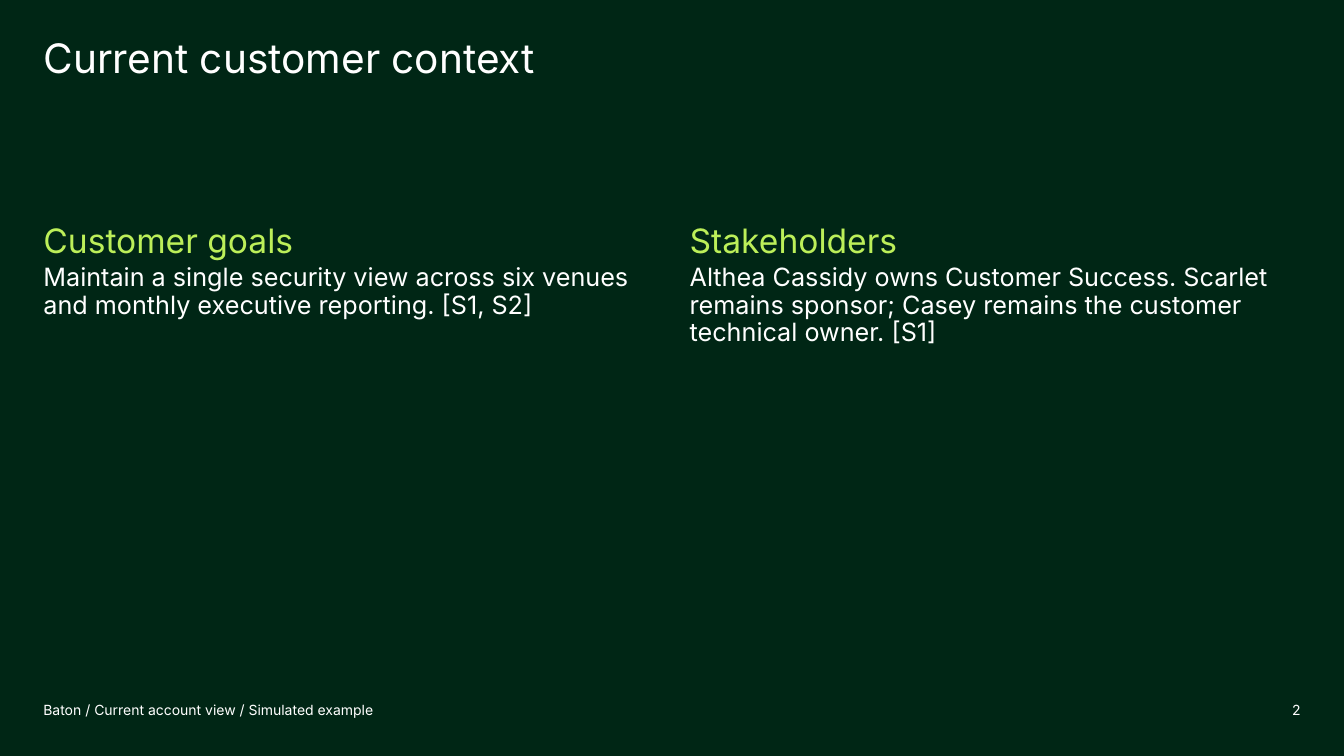
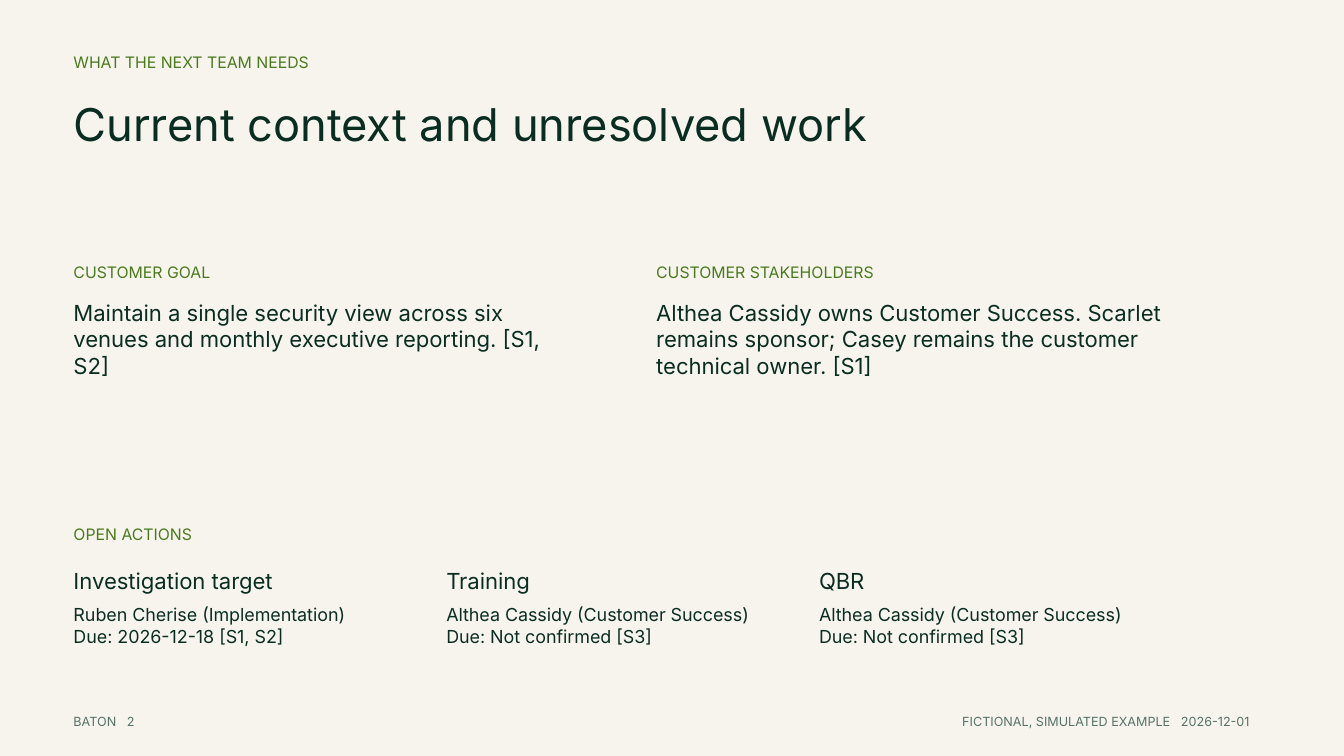
Before and after one commit to KeepTheLidOnTight/account-handoff-quality-agent, a slide deck: slide 2 of examples/terrapin-account-deck.pptx. Drawn at 1344x756 pixels with LibreOffice and Linux fonts; fonts in the diff are those of the drawing. Boxes give left, top, right and bottom in pixels: in the first picture for what was removed or moved away, otherwise in the second. Text is boxed around its words. In the diff, an @@ line names an element or a change of style, - is before the commit and + after.

Commit message:
Refine the account deck and demo flow

```diff
--- a/examples/terrapin-account-deck.pptx
+++ b/examples/terrapin-account-deck.pptx
@@ background #002615 to #F7F4ED @@
@@ title removed at box(43, 43, 535, 74) @@
-Current customer context
@@ text added at box(73, 56, 308, 68), 11.2 pt, text #4A7A1D @@
+WHAT THE NEXT TEAM NEEDS
@@ text added at box(73, 107, 867, 142), 32.2 pt, text #0A2D22 @@
+Current context and unresolved work
@@ text at box(43, 228, 293, 260): paragraph removed @@
-Customer goals
@@ text at box(690, 228, 897, 254): paragraph removed @@
-Stakeholders
@@ text added at box(73, 266, 210, 278), 11.2 pt, text #4A7A1D @@
+CUSTOMER GOAL
@@ text added at box(656, 266, 874, 278), 11.2 pt, text #4A7A1D @@
+CUSTOMER STAKEHOLDERS
@@ text "Maintain a single security view ...": place and size @@
-text "Maintain a single security view ..." at box(43, 228, 628, 319)
+text "Maintain a single security view ..." at box(73, 304, 540, 376)
@@ text "Maintain a single security view ..." at box(73, 304, 540, 376): size 18 to 15.8 pt, text colour #FFFFFF to #0A2D22; line spacing 0.9 to 1 @@
@@ text "Althea Cassidy owns Customer Success. ..." at box(656, 304, 1161, 376): size 18 to 15.8 pt, text colour #FFFFFF to #0A2D22; line spacing 0.9 to 1 @@
@@ text "Althea Cassidy owns Customer Success. ...": place and size @@
-text "Althea Cassidy owns Customer Success. ..." at box(690, 228, 1267, 344)
+text "Althea Cassidy owns Customer Success. ..." at box(656, 304, 1161, 376)
@@ text added at box(73, 528, 192, 540), 11.2 pt, text #4A7A1D @@
+OPEN ACTIONS
@@ text added at box(73, 572, 273, 594), 15.8 pt, text #0A2D22 @@
+Investigation target
@@ text added at box(446, 572, 530, 594), 15.8 pt, text #0A2D22 @@
+Training
@@ text added at box(819, 572, 864, 591), 15.8 pt, text #0A2D22 @@
+QBR
@@ text added at box(73, 606, 345, 646), 12.8 pt, text #0A2D22 @@
+Ruben Cherise (Implementation)
+Due: 2026-12-18 [S1, S2]
@@ text added at box(446, 606, 749, 645), 12.8 pt, text #0A2D22 @@
+Althea Cassidy (Customer Success)
+Due: Not confirmed [S3]
@@ text added at box(819, 606, 1121, 645), 12.8 pt, text #0A2D22 @@
+Althea Cassidy (Customer Success)
+Due: Not confirmed [S3]
@@ text removed at box(43, 704, 374, 718) @@
-Baton / Current account view / Simulated example
@@ text at box(73, 716, 135, 726): text changed; size 10 to 9 pt; text colour #FFFFFF to #567268 @@
-2
+BATON 2
@@ text "BATON 2" at box(73, 716, 135, 726): vertical alignment bottom to top @@
@@ text added at box(962, 716, 1250, 728), 9 pt, text #567268 @@
+FICTIONAL, SIMULATED EXAMPLE 2026-12-01
```
Also in this commit, not shown: 3 other slides changed, 1 slide added, 5 slides removed, 7 other files.
